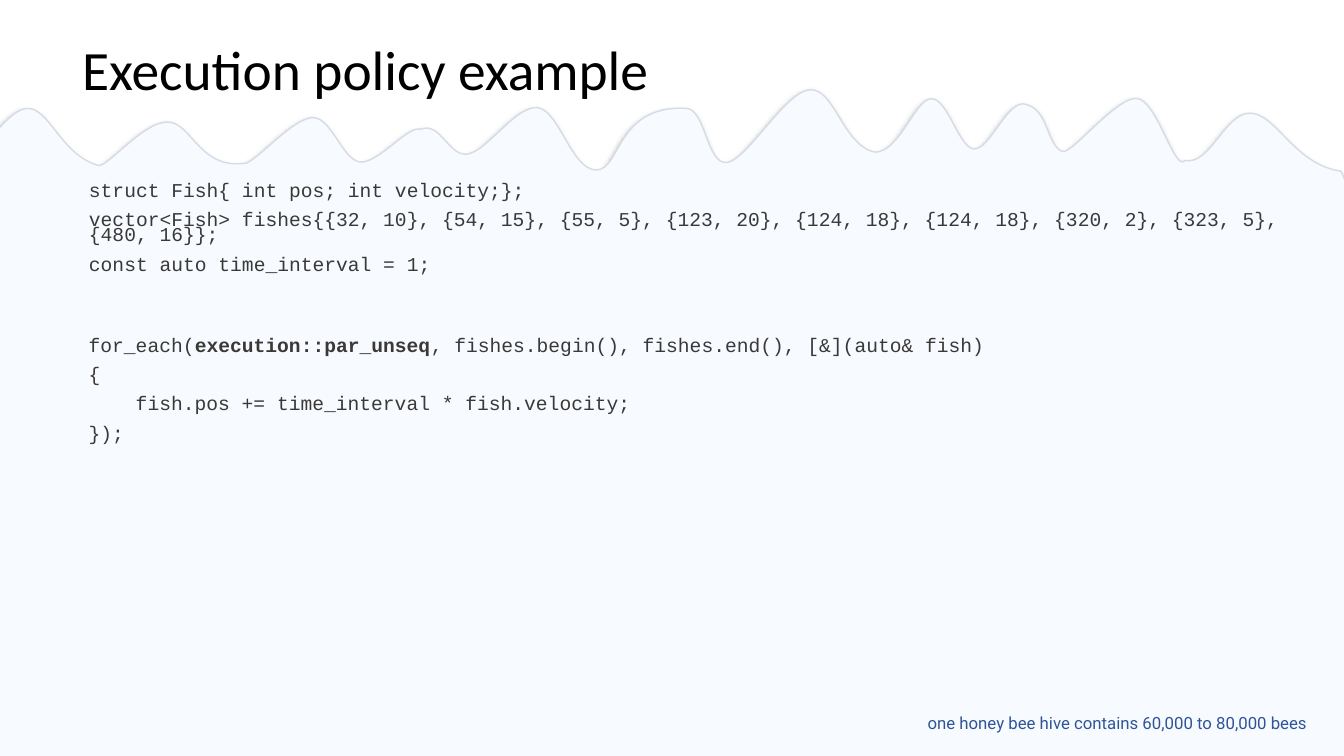
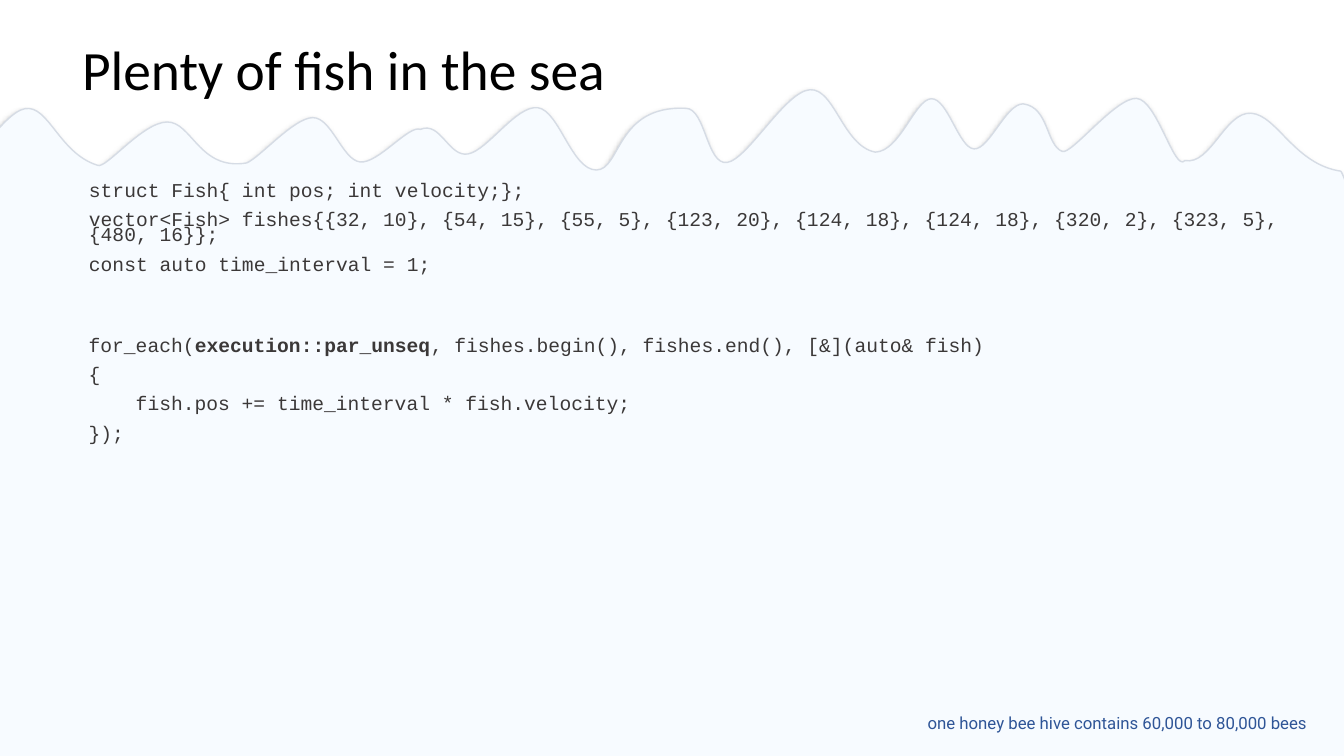
Before and after one commit to EmptySquareBubble/StoriesFromAParallelUniverse-, a slide deck: slide 37 of stories_from_a_paralel_universe.pptx. Drawn at 1344x756 pixels with LibreOffice and Linux fonts; fonts in the diff are those of the drawing. Boxes give left, top, right and bottom in pixels: in the first picture for what was removed or moved away, otherwise in the second. Text is boxed around its words. In the diff, an @@ line names an element or a change of style, - is before the commit and + after.

Commit message:
unseq atomic deadlock example

```diff
--- a/stories_from_a_paralel_universe.pptx
+++ b/stories_from_a_paralel_universe.pptx
@@ title at [82,51,605,99]: text changed @@
-Execution policy example
+Plenty of fish in the sea
```
Also in this commit, not shown: 9 other slides changed, 2 slides added.
